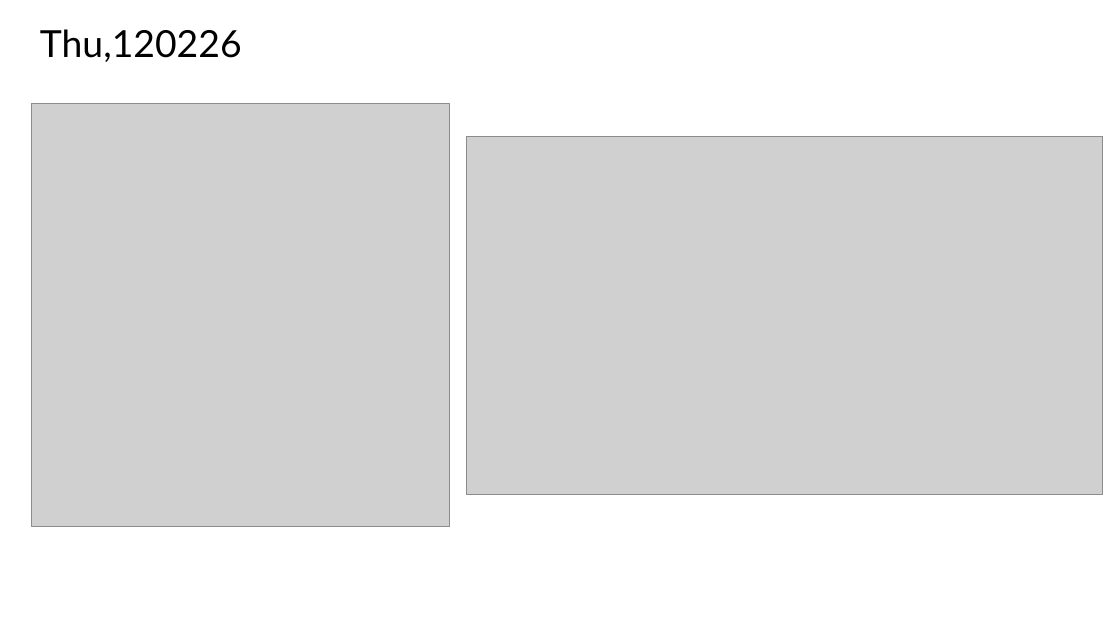
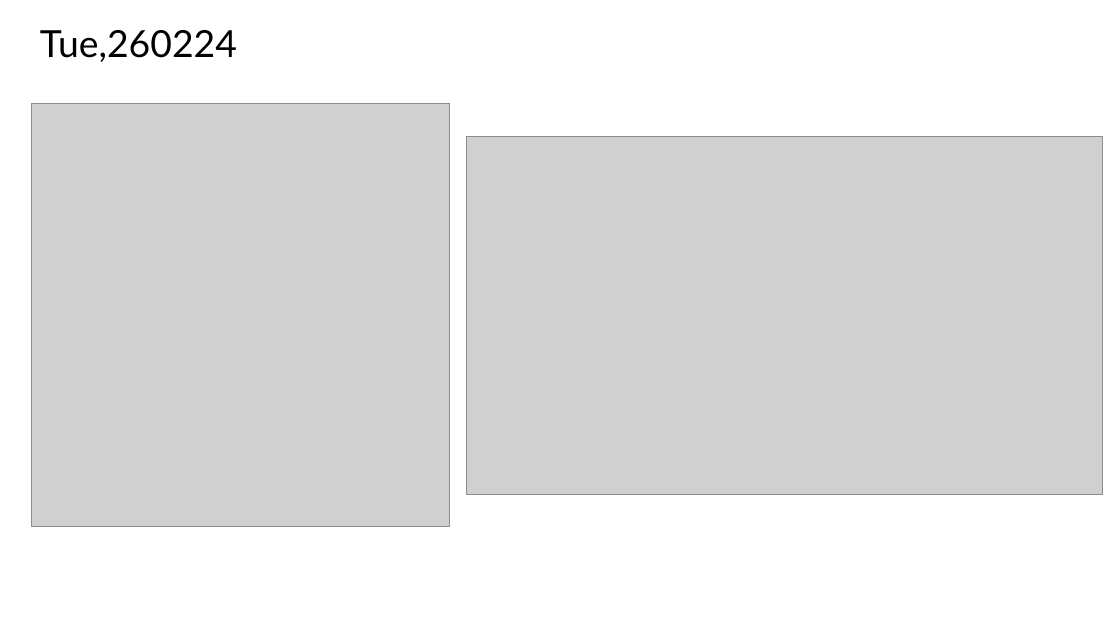
Before and after one commit to TunKedsaro/Hyde, a slide deck: slide 51 of logs/Ghostdeck.pptx. Drawn at 1120x630 pixels with LibreOffice and Linux fonts; fonts in the diff are those of the drawing; grey boxes stand for pictures. Boxes give left, top, right and bottom in pixels: in the first picture for what was removed or moved away, otherwise in the second. Text is boxed around its words. In the diff, an @@ line names an element or a change of style, - is before the commit and + after.

```diff
--- a/logs/Ghostdeck.pptx
+++ b/logs/Ghostdeck.pptx
@@ title at [40, 30, 237, 62]: text changed @@
-Thu,120226
+Tue,260224
```
Also in this commit, not shown: 2 other slides changed, 3 other files.
